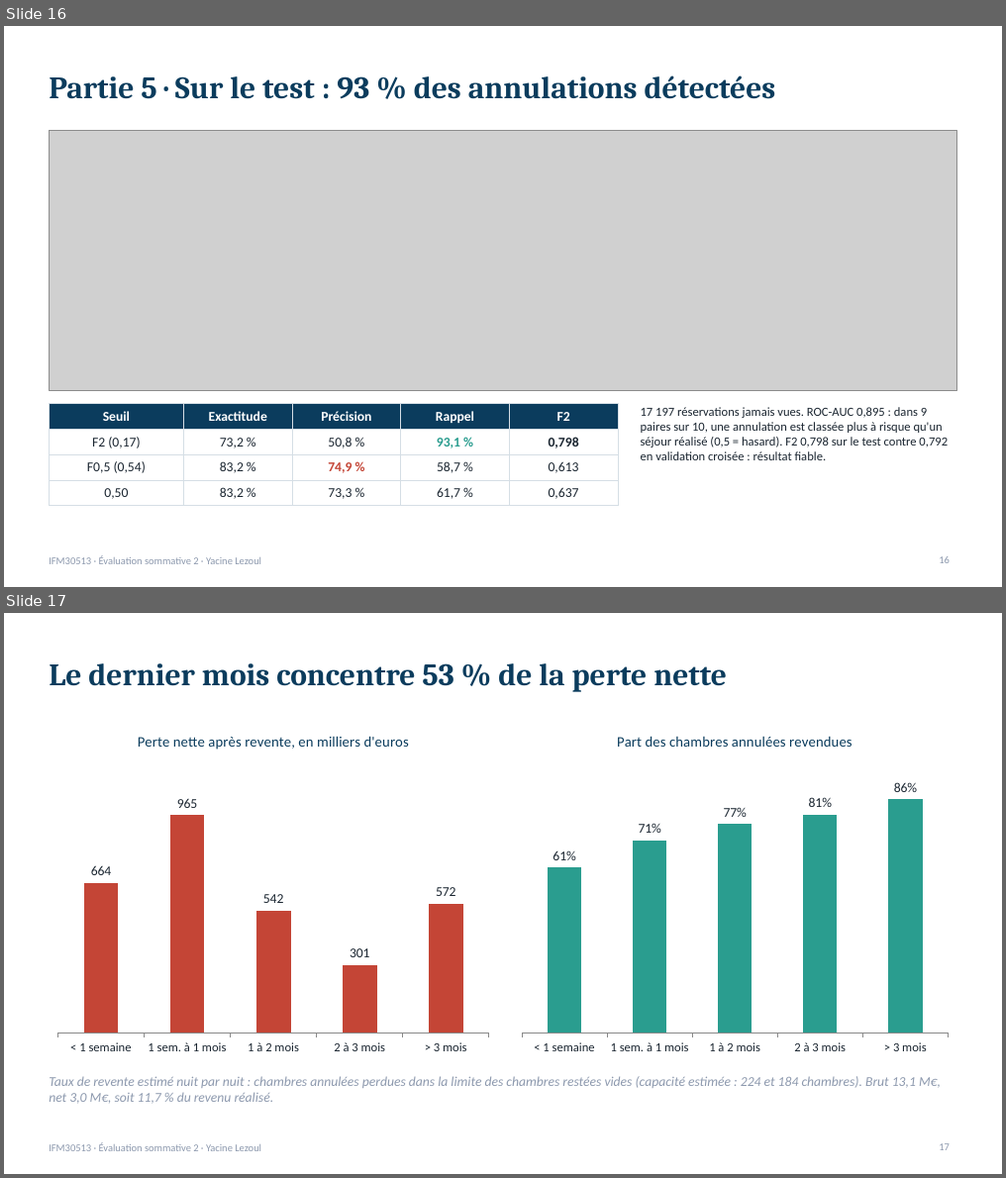
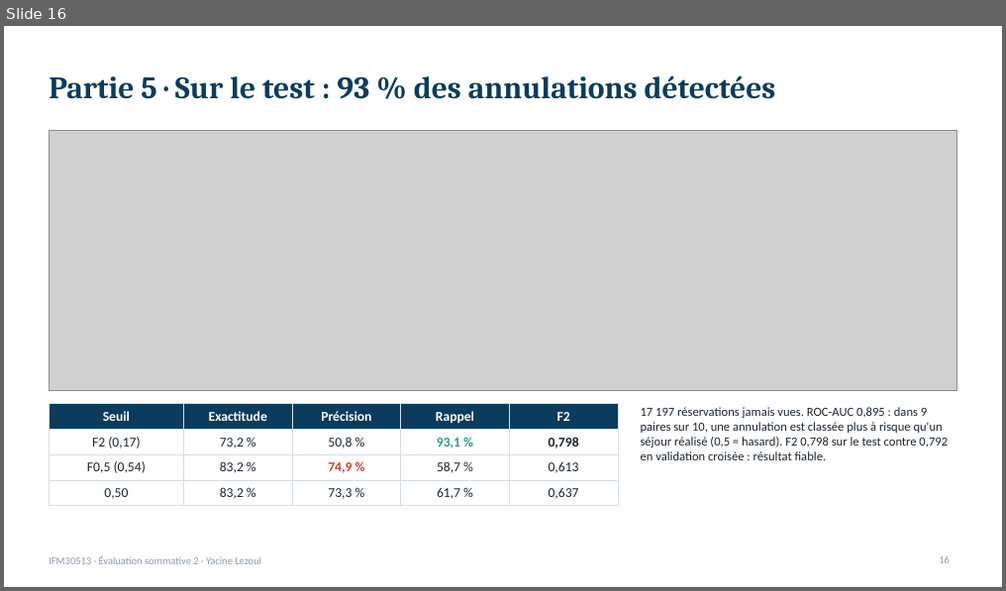
Before and after one commit to lezoul/hotel-cancellation-pipeline, a slide deck: reports/presentation_annulations.pptx. Shown one above the other, each under a label of ours: slides 16 and 17 before the commit, slide 16 after it. The pictures are 1006x1178 and 1006x591 pixels, drawn with LibreOffice and Linux fonts; fonts in the diff are those of the drawing; grey boxes stand for pictures. Boxes give left, top, right and bottom in pixels: in the first picture for what was removed or moved away, otherwise in the second. Text is boxed around its words. In the diff, an @@ line names an element or a change of style, - is before the commit and + after.

```diff
--- a/reports/presentation_annulations.pptx
+++ b/reports/presentation_annulations.pptx
@@ slide 17 removed at [4,613,1002,1174], background #FFFFFF; not listed: 1 template element that a slide beside it also shows @@
@@ title removed at [49,663,727,692] @@
-Le dernier mois concentre 53 % de la perte nette
@@ column chart removed at [49,718,498,1062] @@
-title "Perte nette après revente, en milliers d'euros"
-categories: < 1 semaine, 1 sem. à 1 mois, 1 à 2 mois, 2 à 3 mois, > 3 mois
-Series 1: 664, 965, 542, 301, 572
@@ column chart removed at [513,718,957,1062] @@
-title "Part des chambres annulées revendues"
-categories: < 1 semaine, 1 sem. à 1 mois, 1 à 2 mois, 2 à 3 mois, > 3 mois
-Series 1: 0.61, 0.71, 0.77, 0.81, 0.86
@@ text removed at [49,1076,941,1104] @@
-Taux de revente estimé nuit par nuit : chambres annulées perdues dans la limite des chambres restées vides (capacité estimée : 224 et 184 chambres). Brut 13,1 M€, net 3,0 M€, soit 11,7 % du revenu réalisé.
@@ page number removed at [939,1144,949,1151] @@
-17
```
Also in this commit, not shown: 3 slides changed, 2 other slides removed, 1 other file.
